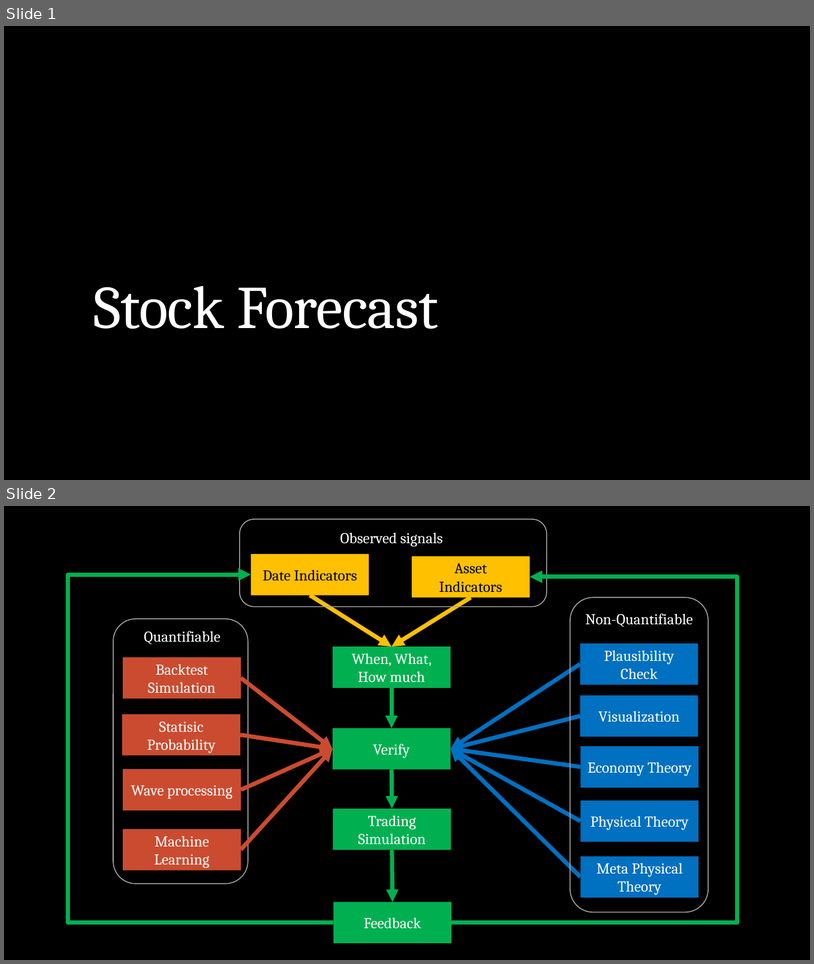
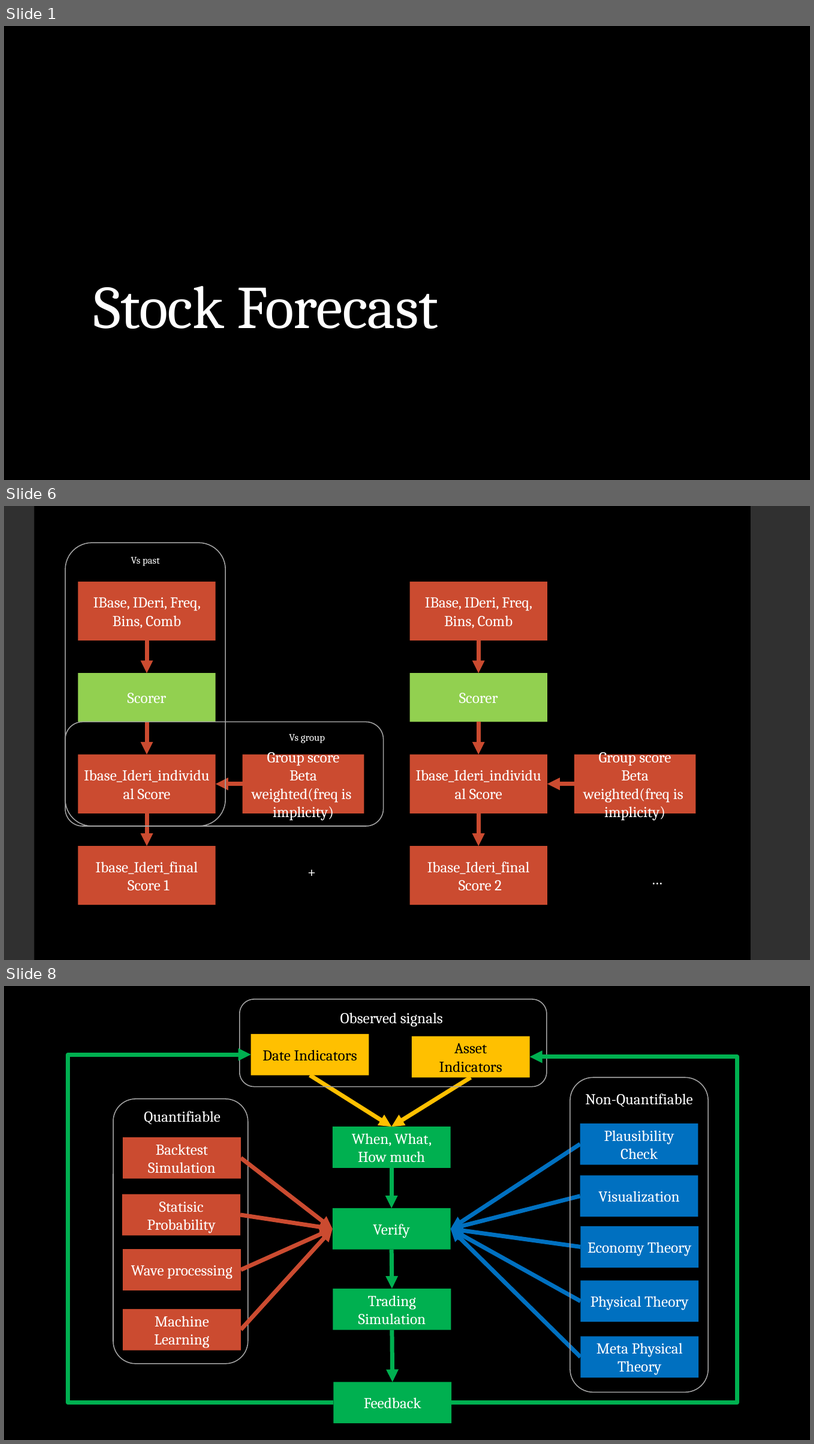
Before and after one commit to webclinic017/Stock-5, a slide deck: Doc/All-In-One.pptx. Shown one above the other, each under a label of ours: slides 1 and 2 before the commit, slides 1, 6 and 8 after it; the slides between them are not shown. The pictures are 814x964 and 814x1444 pixels, drawn with LibreOffice and Linux fonts; fonts in the diff are those of the drawing. Boxes give left, top, right and bottom in pixels: in the first picture for what was removed or moved away, otherwise in the second. Text is boxed around its words. In the diff, an @@ line names an element or a change of style, - is before the commit and + after.

```diff
--- a/Doc/All-In-One.pptx
+++ b/Doc/All-In-One.pptx
@@ slide 6 added at box(4, 506, 810, 960), background #000000 @@
@@ rectangle added at box(4, 506, 34, 960), fill #303030 @@
@@ rectangle added at box(751, 506, 810, 960), fill #303030 @@
@@ rounded rectangle added at box(65, 543, 225, 826), outline #A3A3A3 1.1 pt @@
@@ text added at box(131, 556, 160, 566), 12 pt, text #FFFFFF @@
+Vs past
@@ rectangle added at box(78, 582, 216, 640), fill #CB4B30, 18 pt, text #FFFFFF @@
+IBase, IDeri, Freq, Bins, Comb
@@ rectangle added at box(410, 582, 548, 640), fill #CB4B30, 18 pt, text #FFFFFF @@
+IBase, IDeri, Freq, Bins, Comb
@@ arrow added from (147, 640) to (147, 673), #CB4B30 5 pt @@
@@ arrow added from (479, 640) to (479, 673), #CB4B30 5 pt @@
@@ rectangle added at box(78, 673, 216, 722), fill #92D050, 18 pt, text #FFFFFF @@
+Scorer
@@ rectangle added at box(410, 673, 548, 722), fill #92D050, 18 pt, text #FFFFFF @@
+Scorer
@@ rounded rectangle added at box(65, 722, 383, 826), outline #A3A3A3 1.1 pt @@
@@ arrow added from (147, 722) to (147, 754), #CB4B30 5 pt @@
@@ text added at box(289, 733, 325, 743), 12 pt, text #FFFFFF @@
+Vs group
@@ arrow added from (479, 722) to (479, 754), #CB4B30 5 pt @@
@@ rectangle added at box(78, 754, 216, 813), fill #CB4B30, 18 pt, text #FFFFFF @@
+Ibase_Ideri_individual Score
@@ rectangle added at box(243, 754, 365, 813), fill #CB4B30, 18 pt, text #FFFFFF @@
+Group score
+Beta weighted(freq is implicity)
@@ rectangle added at box(410, 754, 548, 813), fill #CB4B30, 18 pt, text #FFFFFF @@
+Ibase_Ideri_individual Score
@@ rectangle added at box(575, 754, 696, 813), fill #CB4B30, 18 pt, text #FFFFFF @@
+Group score
+Beta weighted(freq is implicity)
@@ arrow added from (243, 784) to (216, 784), #CB4B30 5 pt @@
@@ arrow added from (575, 784) to (548, 784), #CB4B30 5 pt @@
@@ arrow added from (147, 813) to (147, 846), #CB4B30 5 pt @@
@@ arrow added from (479, 813) to (479, 846), #CB4B30 5 pt @@
@@ rectangle added at box(78, 846, 216, 904), fill #CB4B30, 18 pt, text #FFFFFF @@
+Ibase_Ideri_final
+Score 1
@@ rectangle added at box(410, 846, 548, 904), fill #CB4B30, 18 pt, text #FFFFFF @@
+Ibase_Ideri_final
+Score 2
@@ text added at box(302, 859, 420, 883), 18 pt, text #FFFFFF @@
++
@@ text added at box(646, 867, 673, 910), 18 pt, text #FFFFFF @@
+…
@@ what was slide 2 is now slide 8 @@
```
Also in this commit, not shown: 3 slides changed, 6 other slides added, 7 other files.
